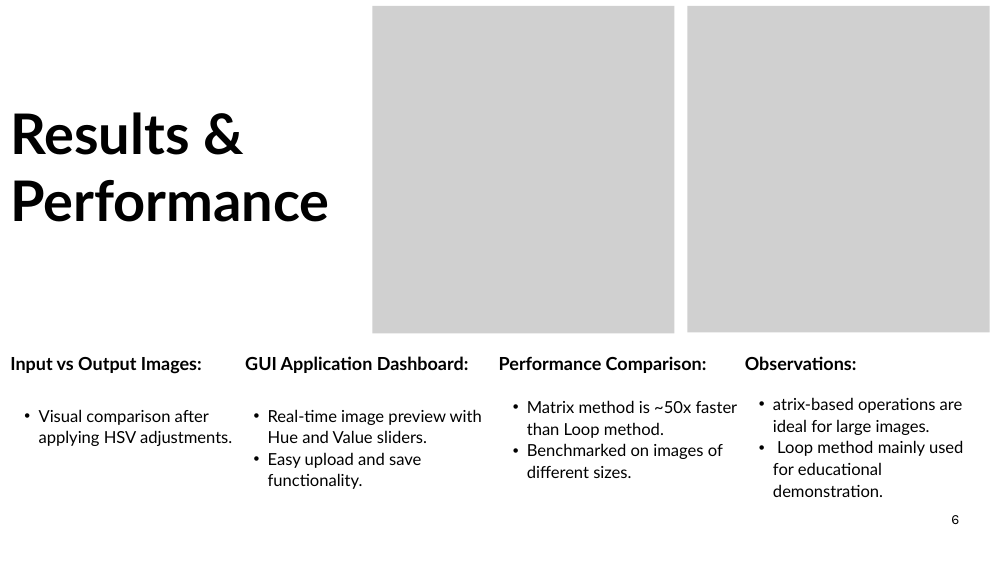
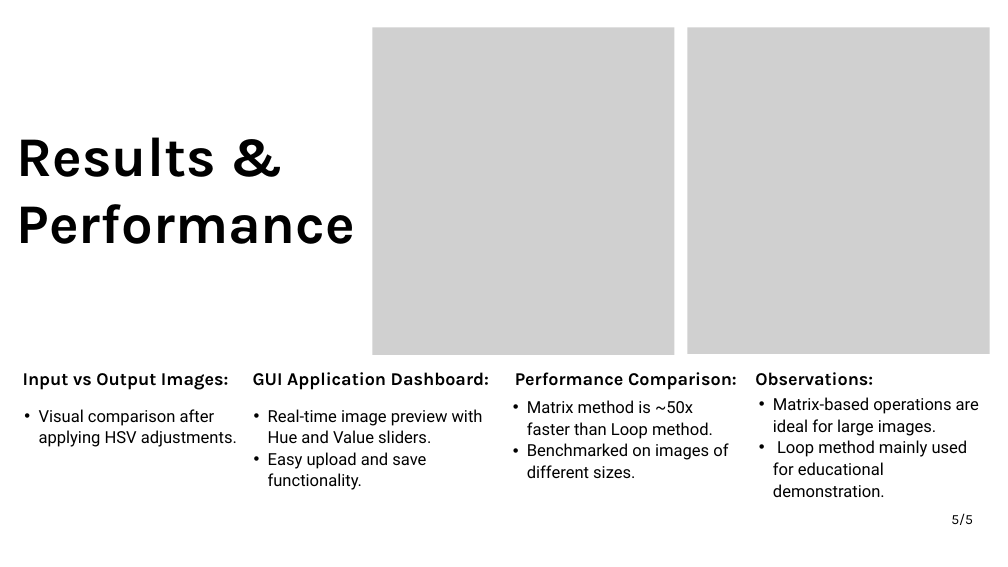
Before and after one commit to aaref5720/HSV-Adjustment-Tool, a slide deck: slide 6 of Presentation.pptx. Drawn at 1008x567 pixels with LibreOffice and Linux fonts; fonts in the diff are those of the drawing; grey boxes stand for pictures. Boxes give left, top, right and bottom in pixels: in the first picture for what was removed or moved away, otherwise in the second. Text is boxed around its words. In the diff, an @@ line names an element or a change of style, - is before the commit and + after.

```diff
--- a/Presentation.pptx
+++ b/Presentation.pptx
@@ picture: place and size @@
-picture at box(372, 6, 674, 334)
+picture at box(372, 27, 674, 355)
@@ picture: place and size @@
-picture at box(687, 6, 990, 333)
+picture at box(687, 27, 990, 354)
@@ text "Results & Performance": place and size @@
-text "Results & Performance" at box(10, 112, 329, 222)
+text "Results & Performance" at box(17, 137, 355, 244)
@@ text "Results & Performance" at box(17, 137, 355, 244): size 79.9 to 80 pt, font Lato to Karla @@
@@ 3 texts: place and size @@
-3 texts at box(10, 356, 857, 374)
+3 texts at box(23, 372, 873, 390)
@@ font Lato to Karla in 4 elements at box(253, 372, 489, 390), box(755, 372, 873, 386), box(23, 373, 228, 390), box(515, 372, 737, 390) @@
@@ text "Performance Comparison:": place and size @@
-text "Performance Comparison:" at box(499, 356, 707, 373)
+text "Performance Comparison:" at box(515, 372, 737, 390)
@@ font Lato to Roboto in 3 elements at box(39, 409, 237, 447), box(268, 409, 483, 490), box(527, 400, 728, 478) @@
@@ text at box(773, 397, 979, 436): text changed; font Lato to Roboto @@
-  • atrix-based operations are ideal for large images.
+  • Matrix-based operations are ideal for large images.
@@ text at box(773, 440, 968, 497): font Lato to Roboto in "Loop method mainly used for educational demonstration." @@
@@ text at box(951, 513, 973, 525): text changed @@
-6
+5/5
```
Also in this commit, not shown: 5 other slides changed, 1 slide added, 1 slide removed.
